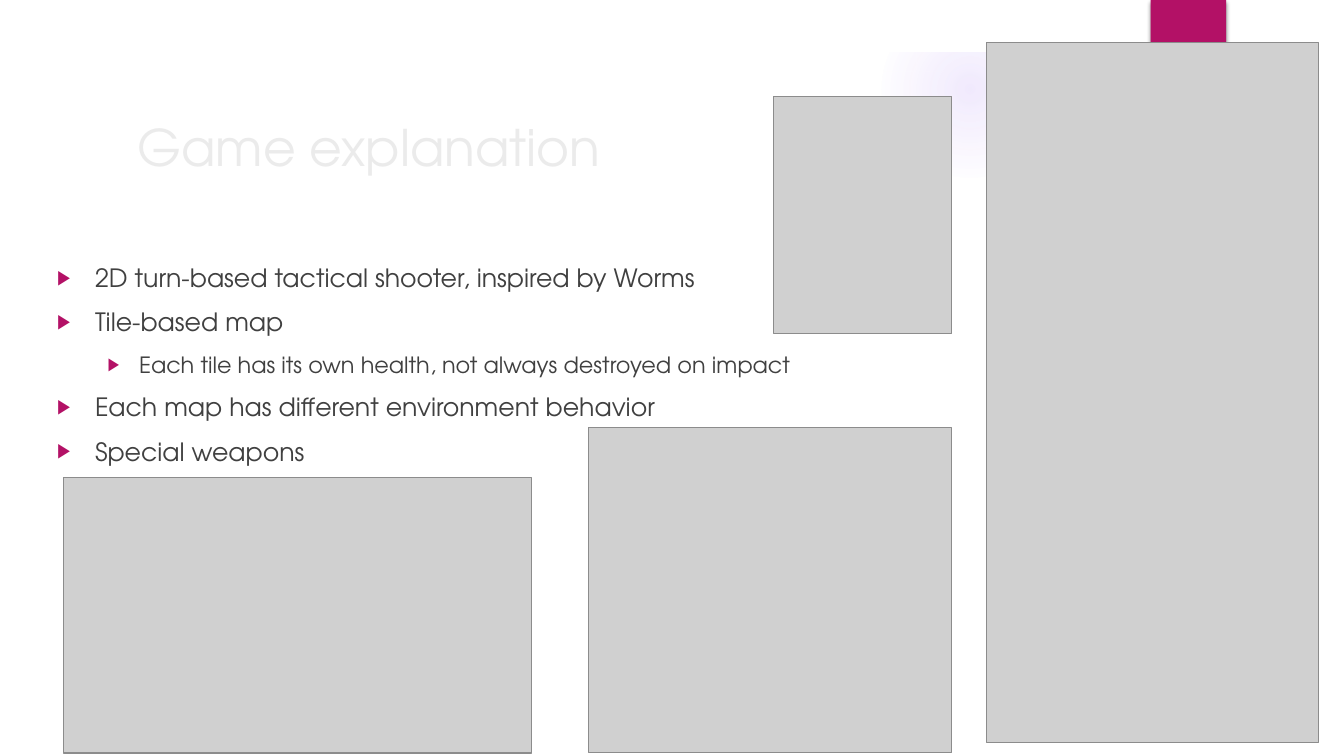
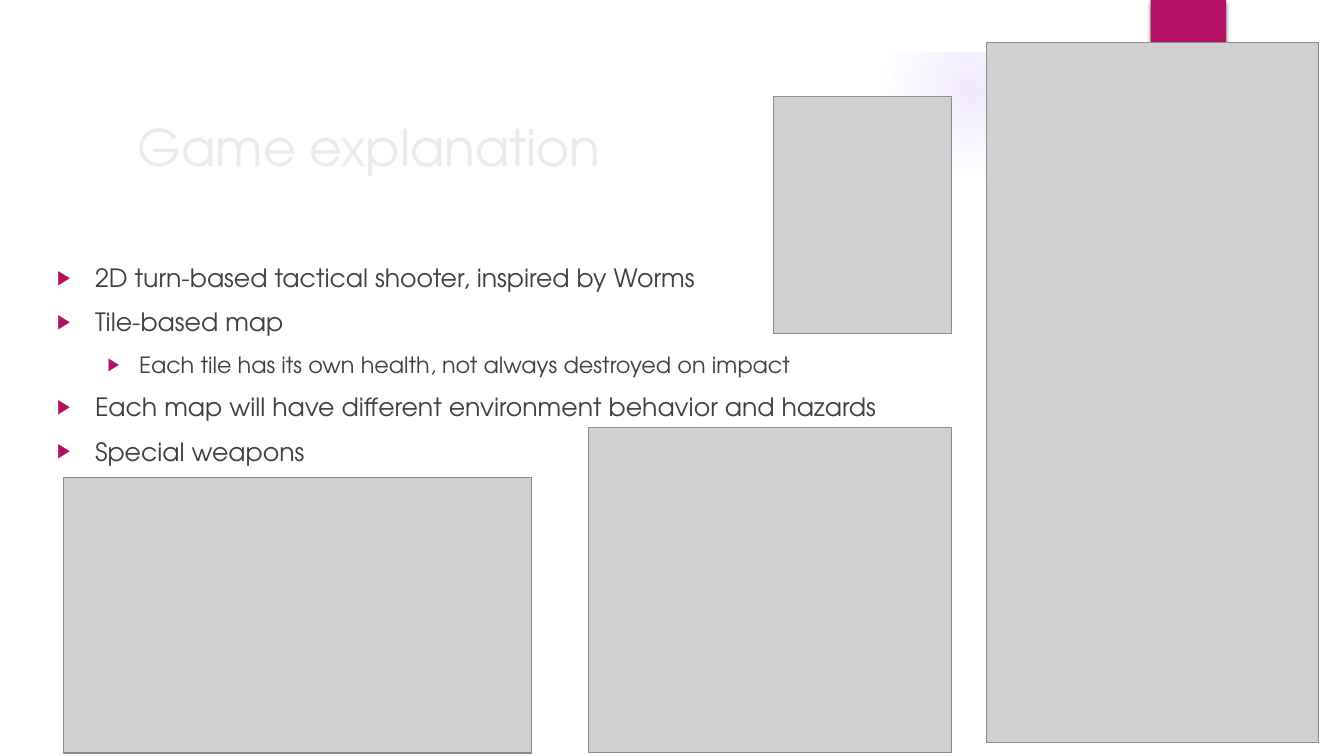
Before and after one commit to trevinofernando/2D-Tactical-Game, a slide deck: slide 2 of Game Proposal.pptx. Drawn at 1344x756 pixels with LibreOffice and Linux fonts; fonts in the diff are those of the drawing; grey boxes stand for pictures; background and template pictures are left out. Boxes give left, top, right and bottom in pixels: in the first picture for what was removed or moved away, otherwise in the second. Text is boxed around its words. In the diff, an @@ line names an element or a change of style, - is before the commit and + after.

Commit message:
Typos

```diff
--- a/Game Proposal.pptx
+++ b/Game Proposal.pptx
@@ text at [95, 397, 876, 428]: text changed @@
-▶ Each map has different environment behavior
+▶ Each map will have different environment behavior and hazards
```
Also in this commit, not shown: 3 other slides changed.
